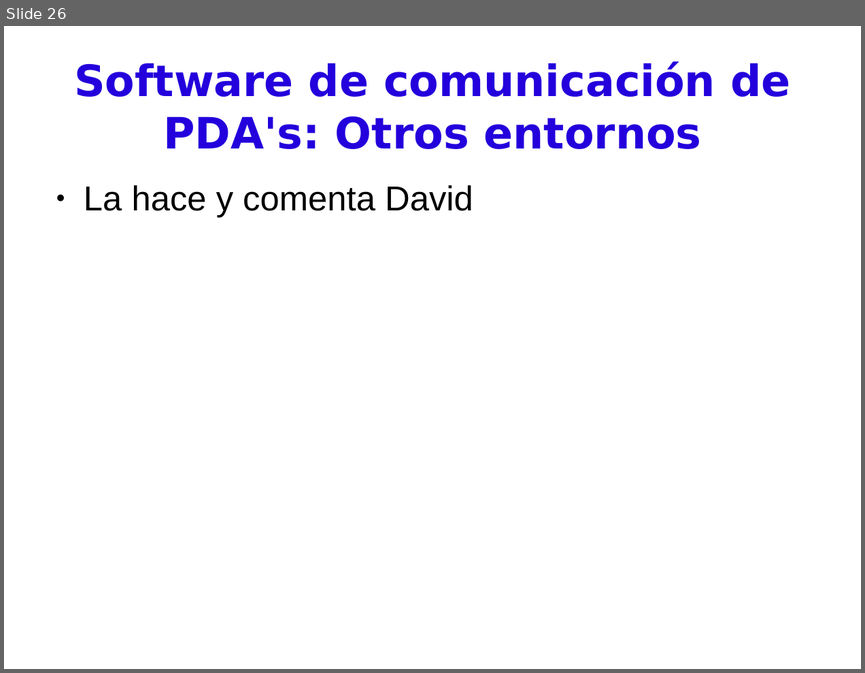
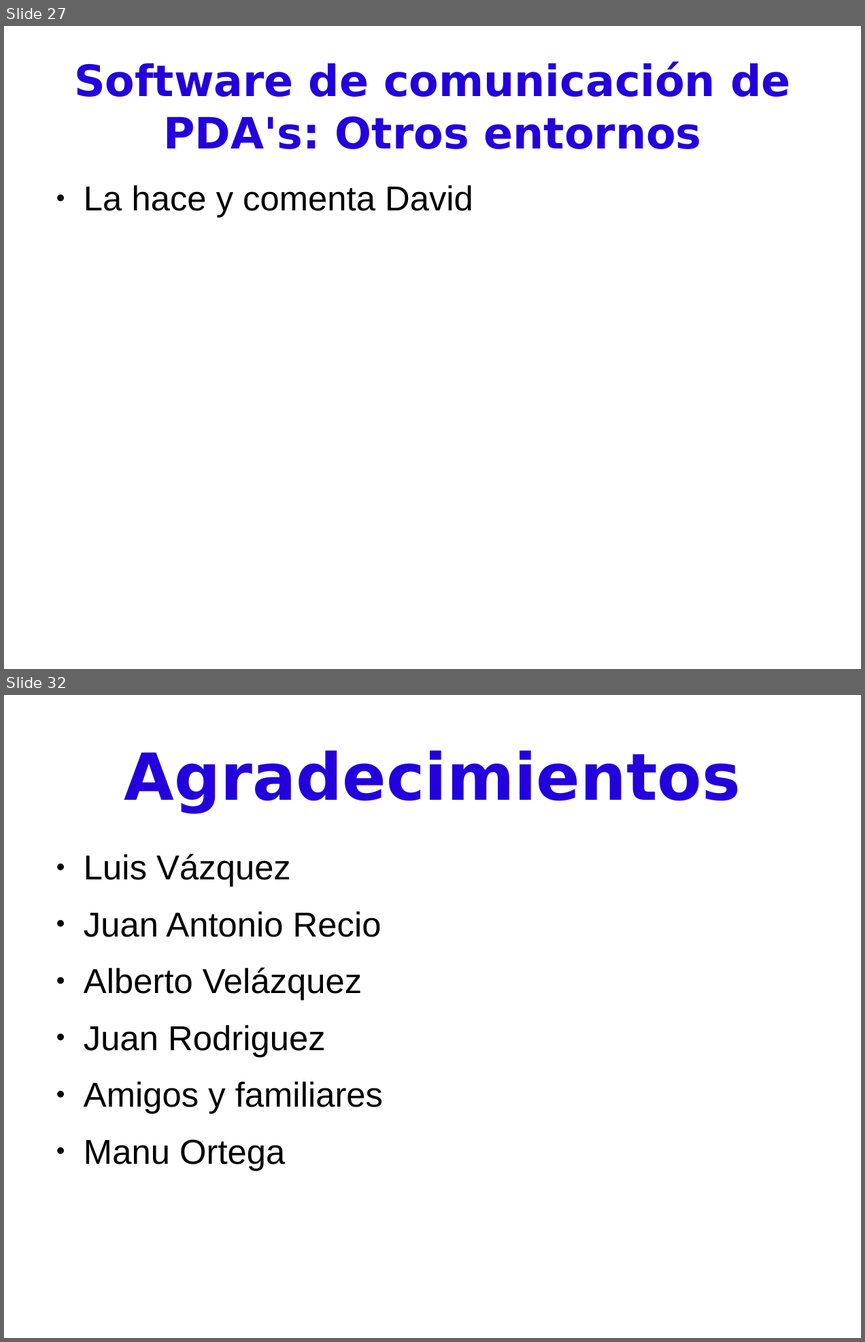
Before and after one commit to BackupTheBerlios/pdassii, a slide deck: Documentos/presentación.odp. Shown one above the other, each under a label of ours: slide 26 before the commit, slides 27 and 32 after it; the slides between them are not shown. The pictures are 865x673 and 865x1342 pixels, drawn with LibreOffice and Linux fonts; fonts in the diff are those of the drawing. Boxes give left, top, right and bottom in pixels: in the first picture for what was removed or moved away, otherwise in the second. Text is boxed around its words. In the diff, an @@ line names an element or a change of style, - is before the commit and + after.

```diff
--- a/Documentos/presentación.odp
+++ b/Documentos/presentación.odp
@@ slide 32 added at box(4, 695, 861, 1338), background #FFFFFF @@
@@ title added at box(124, 750, 740, 813), 60 pt, text #2300DC, bold @@
+Agradecimientos
@@ text added at box(84, 853, 383, 1170), 32 pt, text #000000 @@
+● Luis Vázquez
+● Juan Antonio Recio
+● Alberto Velázquez
+● Juan Rodriguez
+● Amigos y familiares
+● Manu Ortega
@@ what was slide 26 is now slide 27 @@
```
Also in this commit, not shown: 10 slides changed, 2 other slides added.
